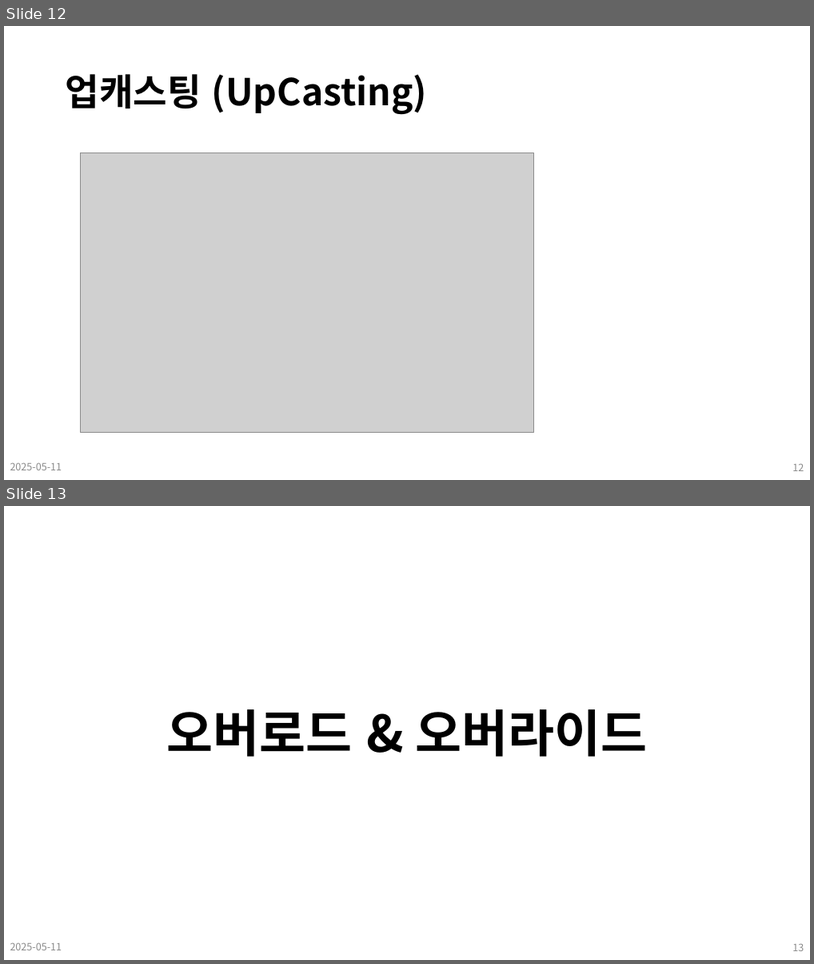
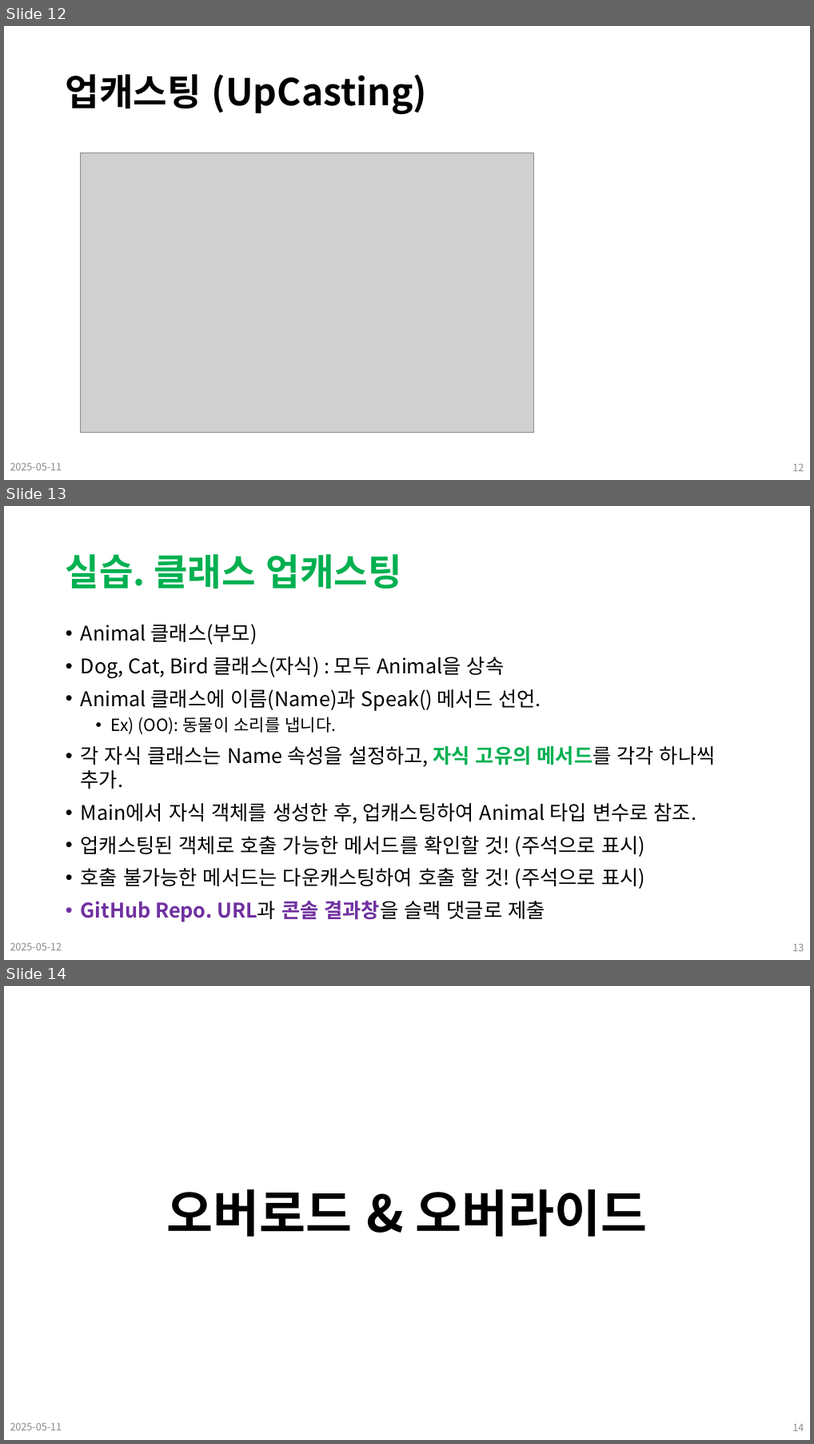
Before and after one commit to Leader-Lesson/KDT_SF_Short_5th, a slide deck: material/12_CSharp_심화문법 (상속).pptx. Shown one above the other, each under a label of ours: slides 12 and 13 before the commit, slides 12, 13 and 14 after it. The pictures are 814x964 and 814x1444 pixels, drawn with LibreOffice and Linux fonts; fonts in the diff are those of the drawing; grey boxes stand for pictures; background and template pictures are left out. Boxes give left, top, right and bottom in pixels: in the first picture for what was removed or moved away, otherwise in the second. Text is boxed around its words. In the diff, an @@ line names an element or a change of style, - is before the commit and + after.

Commit message:
lecture ready: 250512

```diff
--- a/material/12_CSharp_심화문법 (상속).pptx
+++ b/material/12_CSharp_심화문법 (상속).pptx
@@ slide 13 added at (x1=4, y1=506, x2=810, y2=960), background #FFFFFF @@
@@ title added at (x1=66, y1=554, x2=402, y2=588), 44 pt, text #00B050, bold @@
+실습. 클래스 업캐스팅
@@ text added at (x1=81, y1=624, x2=716, y2=888), 24 pt, text #000000 @@
+• Animal 클래스(부모)
+• Dog, Cat, Bird 클래스(자식) : 모두 Animal을 상속
+• Animal 클래스에 이름(Name)과 Speak() 메서드 선언.
+  • Ex) (OO): 동물이 소리를 냅니다.
+• 각 자식 클래스는 Name 속성을 설정하고, 자식 고유의 메서드를 각각 하나씩 추가.
+• Main에서 자식 객체를 생성한 후, 업캐스팅하여 Animal 타입 변수로 참조.
+• 업캐스팅된 객체로 호출 가능한 메서드를 확인할 것! (주석으로 표시)
+• 호출 불가능한 메서드는 다운캐스팅하여 호출 할 것! (주석으로 표시)
+• GitHub Repo. URL과 콘솔 결과창을 슬랙 댓글로 제출
@@ text added at (x1=10, y1=943, x2=62, y2=950), 12 pt, text #8C8C8C @@
+2025-05-12
@@ page number added at (x1=793, y1=944, x2=804, y2=951), 12 pt, text #8C8C8C @@
+13
@@ what was slide 13 is now slide 14 @@
@@ page number at (x1=793, y1=1424, x2=804, y2=1431): text changed @@
-13
+14
```
Also in this commit, not shown: 1 slide changed, 10 slides removed, 5 other files.
